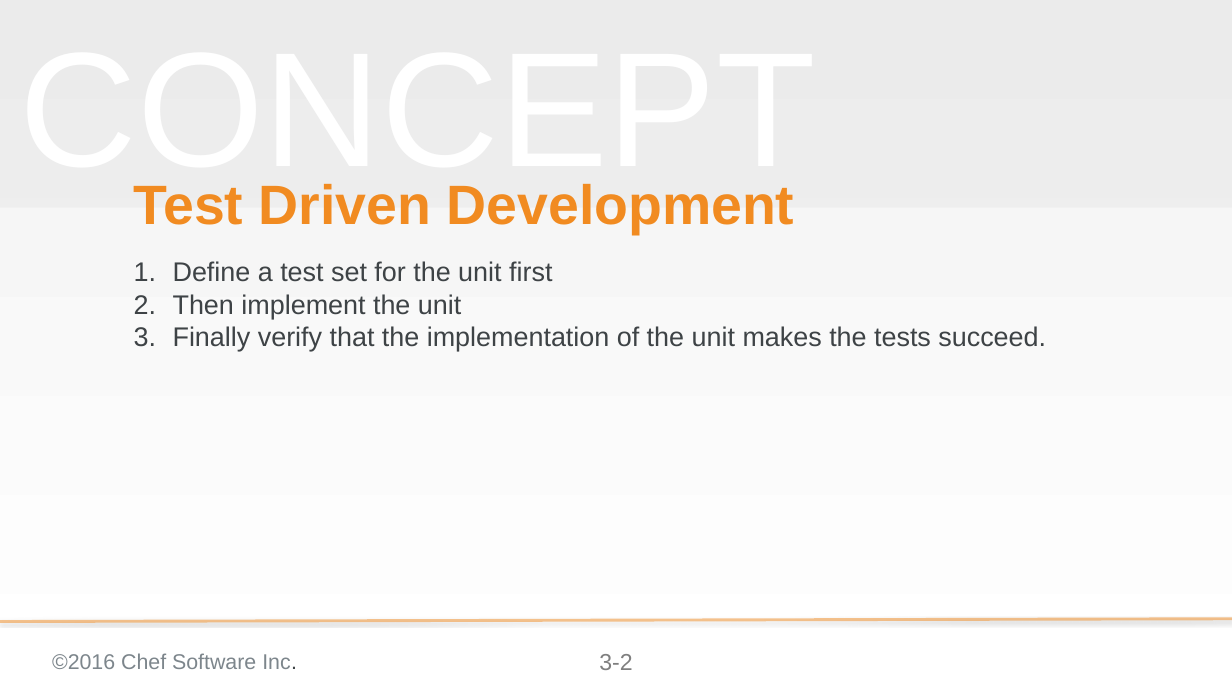
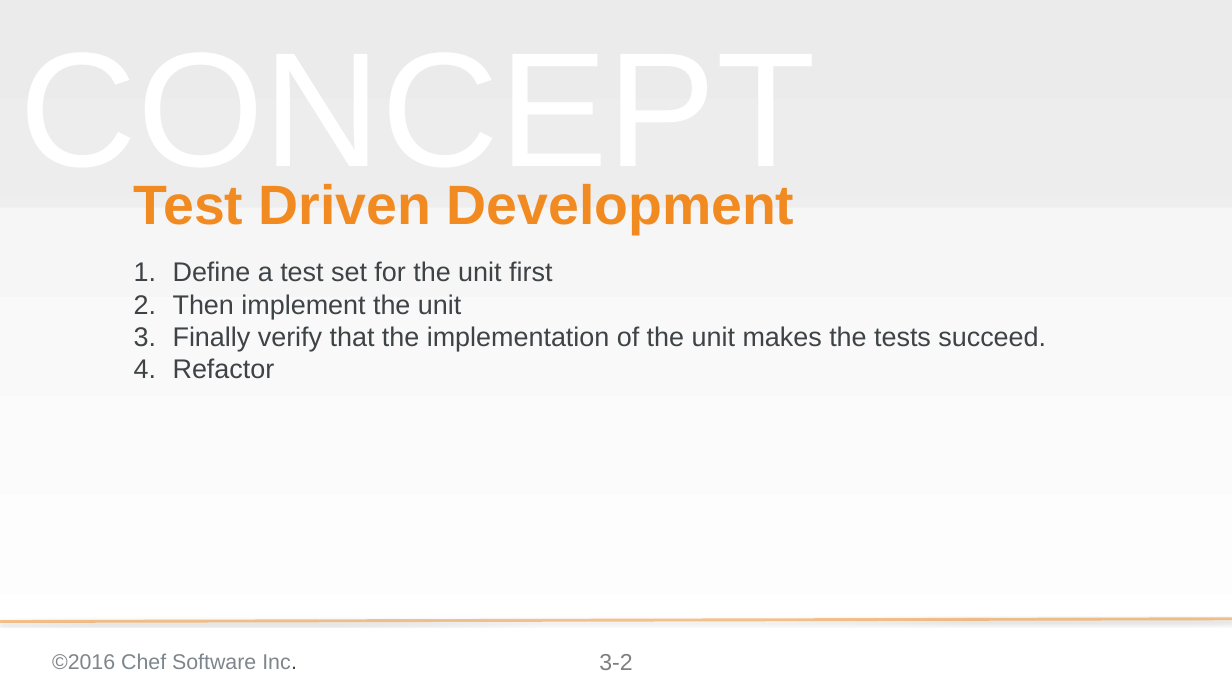
Before and after one commit to chef-training/test_driven_cookbook_development, a slide deck: slide 2 of 03-writing_a_test_first.pptx. Drawn at 1232x693 pixels with LibreOffice and Linux fonts; fonts in the diff are those of the drawing; background and template pictures are left out. Boxes give left, top, right and bottom in pixels: in the first picture for what was removed or moved away, otherwise in the second. Text is boxed around its words. In the diff, an @@ line names an element or a change of style, - is before the commit and + after.

```diff
--- a/03-writing_a_test_first.pptx
+++ b/03-writing_a_test_first.pptx
@@ subtitle at [173, 358, 275, 379]: paragraph added @@
+4. Refactor
```
Also in this commit, not shown: 3 other slides changed.
